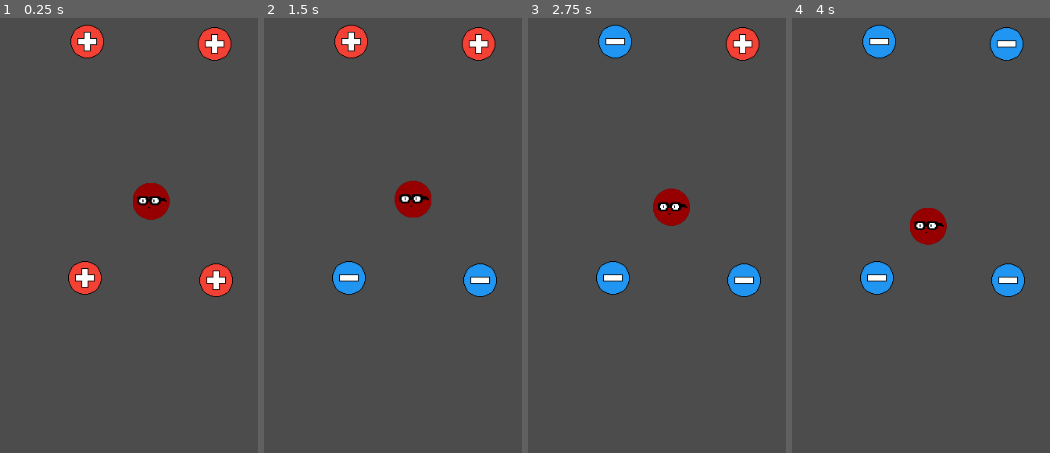
Above: before the commit, frames 1-4 (left to right).
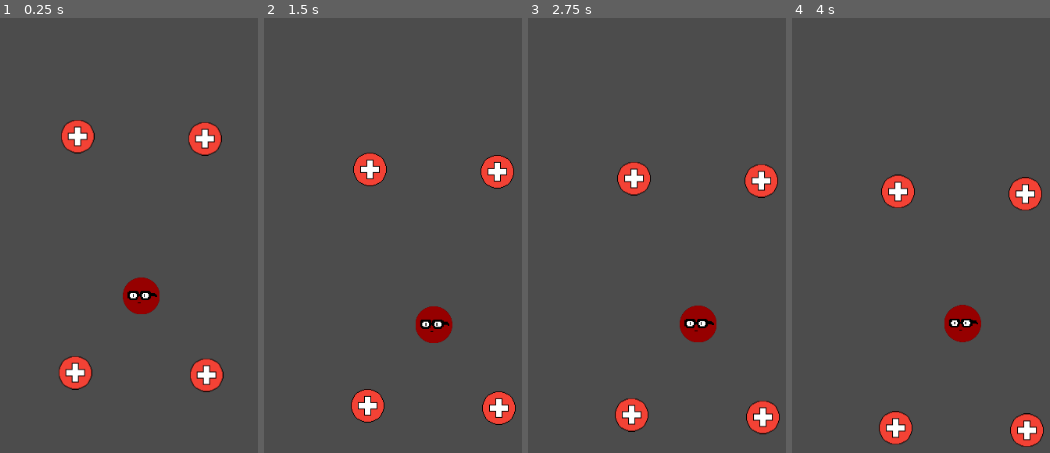
Above: after the commit, the same moments.

Repository: Gamedev-do-Hiroshi/changecharge
Game: Godot game, scene res://scenes/Fase.tscn
Two runs of this game, one before a commit and one after it. Both use one fixed random seed, a clock stepped at 60 frames per second and the inputs below. The project has no main scene, so this scene is started directly.
Inputs (mouse positions are in pixels of both pictures, inside the frame that each line leads up to):
- Up to frame 1 (0.25 s): no input
- Up to frame 2 (1.5 s): move the mouse to (349, 279) at 0.52 s; click (349, 279) at 0.67 s; move the mouse to (480, 279) at 1.27 s; click (480, 279) at 1.42 s
- Up to frame 3 (2.75 s): move the mouse to (615, 44) at 2.02 s; click (615, 44) at 2.17 s
- Up to frame 4 (4 s): move the mouse to (1006, 44) at 2.77 s; click (1006, 44) at 2.92 s; move the mouse to (outside the picture) at 3.52 s; click (outside the picture) at 3.67 s

The runs differ from the first frame. In frame 1, 8.3% of the frame differs, in the area x 22-91%, y 1-86%; in frame 2, 8.3%; in frame 3, 8.3%, in the area x 26-98%, y 1-96%; in frame 4, 8.3%.

Commit message:
camera

Diff:
--- a/Game/scenes/Carga.tscn
+++ b/Game/scenes/Carga.tscn
@@ -1,19 +1,19 @@
 [gd_scene load_steps=6 format=2]
 
 [ext_resource path="res://scripts/Carga.gd" type="Script" id=1]
-[ext_resource path="res://assets/negative.png" type="Texture" id=2]
-[ext_resource path="res://assets/positive.png" type="Texture" id=3]
+[ext_resource path="res://assets/positive.png" type="Texture" id=2]
+[ext_resource path="res://assets/negative.png" type="Texture" id=3]
 
 [sub_resource type="SpriteFrames" id=1]
 animations = [ {
 "frames": [ ExtResource( 2 ) ],
 "loop": true,
-"name": "negative",
+"name": "positive",
 "speed": 5.0
 }, {
 "frames": [ ExtResource( 3 ) ],
 "loop": true,
-"name": "positive",
+"name": "negative",
 "speed": 5.0
 } ]
 
@@ -21,6 +21,7 @@
 radius = 21.9152
 
 [node name="Carga" type="Area2D"]
+editor/display_folded = true
 script = ExtResource( 1 )
 __meta__ = {
 "_edit_group_": true
--- a/Game/scenes/Fase.tscn
+++ b/Game/scenes/Fase.tscn
@@ -1,21 +1,41 @@
-[gd_scene load_steps=3 format=2]
+[gd_scene load_steps=4 format=2]
 
 [ext_resource path="res://scenes/Player.tscn" type="PackedScene" id=1]
-[ext_resource path="res://scenes/Carga.tscn" type="PackedScene" id=2]
+[ext_resource path="res://scenes/Pivot.gd" type="Script" id=2]
+[ext_resource path="res://scenes/Carga.tscn" type="PackedScene" id=3]
 
 [node name="Fase" type="Node2D"]
 
 [node name="Player" parent="." instance=ExtResource( 1 )]
 position = Vector2( 485.126, 277.402 )
 
-[node name="Carga1" parent="." instance=ExtResource( 2 )]
+[node name="Pivot" type="Position2D" parent="Player"]
+script = ExtResource( 2 )
+
+[node name="CameraOffSet" type="Position2D" parent="Player/Pivot"]
+position = Vector2( 136.992, 3.23853 )
+__meta__ = {
+"_edit_group_": true
+}
+
+[node name="Camera2D" type="Camera2D" parent="Player/Pivot/CameraOffSet"]
+current = true
+limit_left = -1000
+limit_top = -1000
+limit_right = 1000
+limit_bottom = 1000
+limit_smoothed = true
+smoothing_enabled = true
+editor_draw_drag_margin = true
+
+[node name="Carga1" parent="." instance=ExtResource( 3 )]
 position = Vector2( 401, 376 )
 
-[node name="Carga2" parent="." instance=ExtResource( 2 )]
+[node name="Carga2" parent="." instance=ExtResource( 3 )]
 position = Vector2( 569, 379 )
 
-[node name="Carga3" parent="." instance=ExtResource( 2 )]
+[node name="Carga3" parent="." instance=ExtResource( 3 )]
 position = Vector2( 404, 73 )
 
-[node name="Carga4" parent="." instance=ExtResource( 2 )]
+[node name="Carga4" parent="." instance=ExtResource( 3 )]
 position = Vector2( 567, 76 )
--- /dev/null
+++ b/Game/scenes/Pivot.gd
@@ -0,0 +1,12 @@
+extends Position2D
+
+onready var parent = $'..'
+
+func _ready():
+	update_pivot_angle()
+
+func _physics_process(delta):
+	update_pivot_angle()
+
+func update_pivot_angle():
+	rotation = parent.vel.angle()
